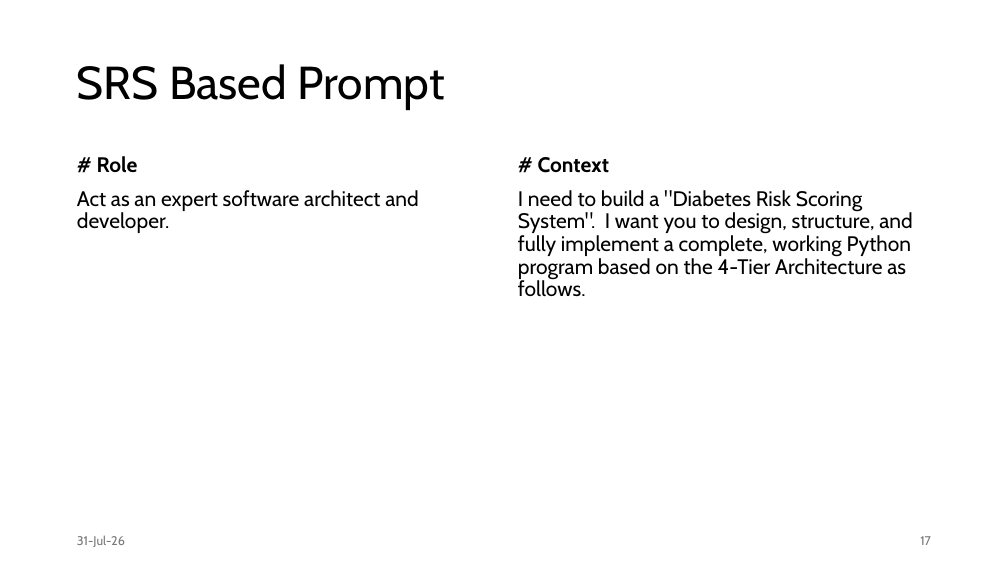
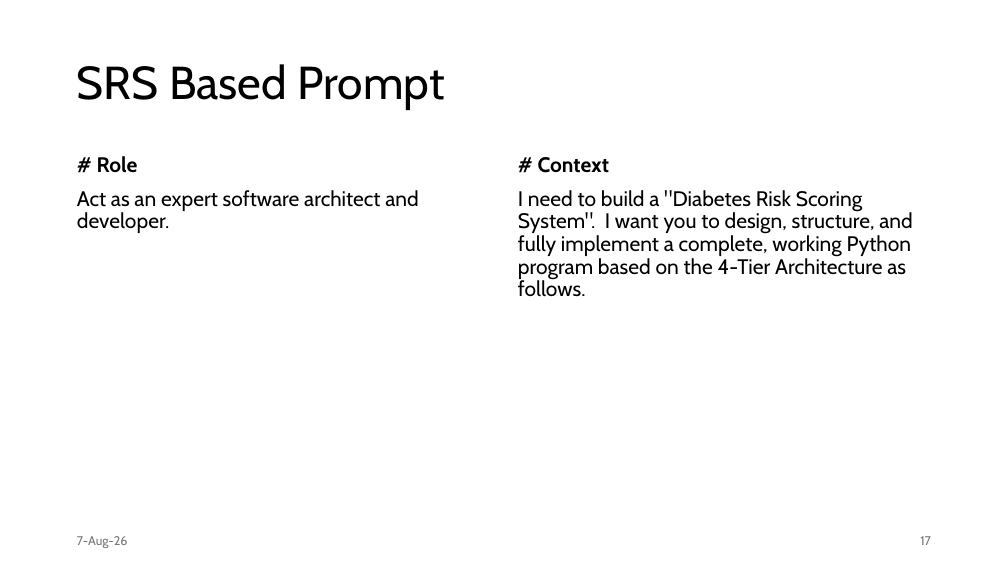
Before and after one commit to ploy-np/vibe-coding-101, a slide deck: slide 17 of vibe-coding.pptx. Drawn at 1008x567 pixels with LibreOffice and Linux fonts; fonts in the diff are those of the drawing. Boxes give left, top, right and bottom in pixels: in the first picture for what was removed or moved away, otherwise in the second. Text is boxed around its words. In the diff, an @@ line names an element or a change of style, - is before the commit and + after.

```diff
--- a/vibe-coding.pptx
+++ b/vibe-coding.pptx
@@ text at (x1=77, y1=536, x2=128, y2=548): text changed @@
-31-Jul-26
+7-Aug-26
```
Also in this commit, not shown: 37 other slides changed.
